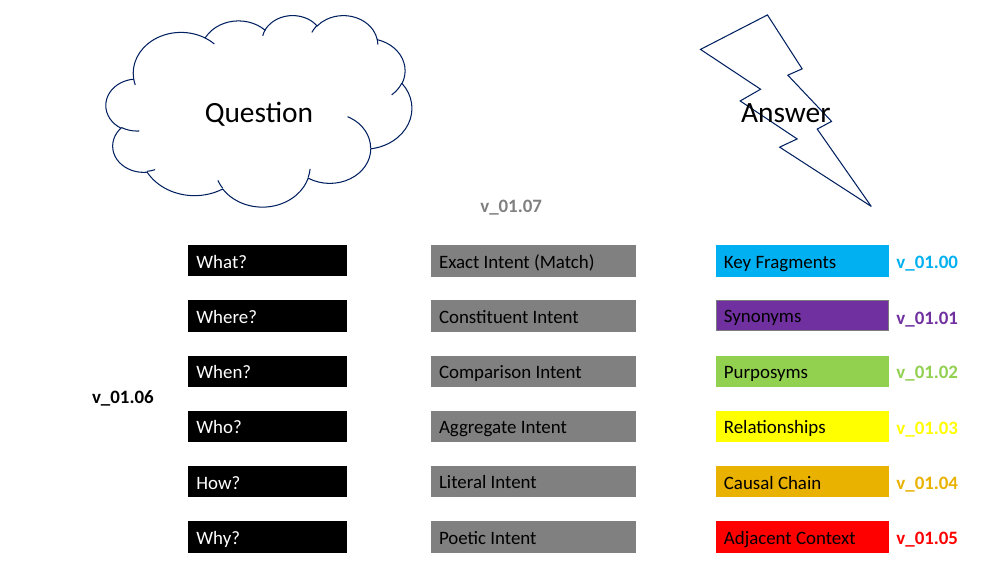
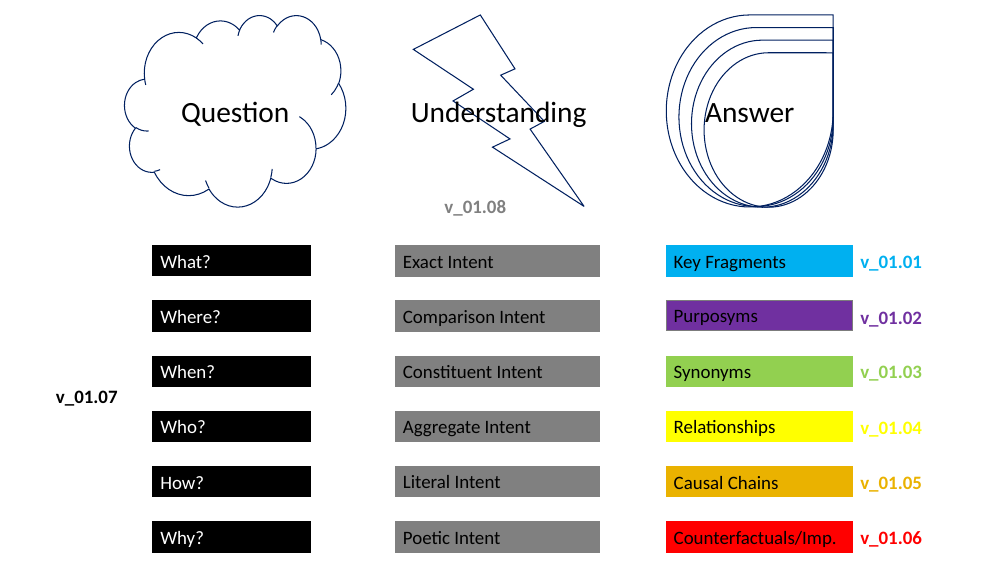
Before and after one commit to Scarlett-Pimpernell/Obsidian-Anchor-Database, a slide deck: slide 1 of Obsidian_Plan_Phase_01.pptx. Drawn at 1008x567 pixels with LibreOffice and Linux fonts; fonts in the diff are those of the drawing. Boxes give left, top, right and bottom in pixels: in the first picture for what was removed or moved away, otherwise in the second. Text is boxed around its words. In the diff, an @@ line names an element or a change of style, - is before the commit and + after.

```diff
--- a/Obsidian_Plan_Phase_01.pptx
+++ b/Obsidian_Plan_Phase_01.pptx
@@ cloud: place and size @@
-cloud at [106,15,411,206]
+cloud at [125,15,346,206]
@@ lightning bolt: place and size @@
-lightning bolt at [701,15,872,206]
+lightning bolt at [414,15,585,206]
@@ teardrop added at [666,15,833,207], outline #002060 1 pt @@
@@ teardrop added at [679,27,833,206], outline #002060 1 pt @@
@@ teardrop added at [692,40,833,207], outline #002060 1 pt @@
@@ teardrop added at [704,53,833,207], outline #002060 1 pt @@
@@ text "Question": place and size @@
-text "Question" at [205,101,313,126]
+text "Question" at [181,101,289,126]
@@ text added at [411,98,587,130], 28 pt, text #000000 @@
+Understanding
@@ text at [444,200,506,216]: text changed @@
-v_01.07
+v_01.08
@@ 10 rectangles, 1 text: place and size @@
-10 rectangles, 1 text at [189,98,830,552]
+10 rectangles, 1 text at [153,98,794,552]
@@ text in rectangle at [403,256,494,268]: text changed @@
-Exact Intent (Match)
+Exact Intent
@@ rectangle "Key Fragments": place and size @@
-rectangle "Key Fragments" at [717,246,889,276]
+rectangle "Key Fragments" at [666,246,853,276]
@@ 5 texts, 1 rectangle: place and size @@
-5 texts, 1 rectangle at [432,311,958,547]
+5 texts, 1 rectangle at [395,255,922,492]
@@ text "v_01.01" at [860,255,922,271]: text colour #7030A0 to #00B0F0 @@
@@ rectangle "Purposyms": place and size @@
-rectangle "Purposyms" at [717,356,889,386]
+rectangle "Purposyms" at [666,300,853,330]
@@ rectangle "Purposyms" at [666,300,853,330]: fill #92D050 to #7030A0; outline #92D050 0.75 pt to #7C7C7C 0.75 pt @@
@@ text "v_01.02" at [860,311,922,327]: text colour #92D050 to #7030A0 @@
@@ rectangle "Constituent Intent": place and size @@
-rectangle "Constituent Intent" at [432,301,635,331]
+rectangle "Constituent Intent" at [395,356,599,386]
@@ rectangle "Synonyms": place and size @@
-rectangle "Synonyms" at [717,300,889,330]
+rectangle "Synonyms" at [666,356,853,386]
@@ rectangle "Synonyms" at [666,356,853,386]: fill #7030A0 to #92D050; outline #7C7C7C 0.75 pt to #92D050 0.75 pt @@
@@ text "v_01.03" at [860,365,922,381]: text colour #FFFF00 to #92D050 @@
@@ text at [56,390,118,406]: text changed @@
-v_01.06
+v_01.07
@@ rectangle "Relationships": place and size @@
-rectangle "Relationships" at [717,411,889,442]
+rectangle "Relationships" at [666,411,853,442]
@@ text "v_01.04" at [860,421,922,437]: text colour #EAB200 to #FFFF00 @@
@@ rectangle "Causal Chains": place and size @@
-rectangle "Causal Chains" at [717,467,889,497]
+rectangle "Causal Chains" at [666,467,853,497]
@@ text in rectangle at [674,476,779,489]: text changed @@
-Causal Chain
+Causal Chains
@@ text "v_01.05" at [860,476,922,492]: text colour #FF0000 to #EAB200 @@
@@ rectangle added at [666,522,853,552], fill #FF0000, outline #FF0000 0.75 pt, 18 pt, text #000000 @@
+Counterfactuals/Imp.
@@ rectangle removed at [717,522,889,552] @@
-Adjacent Context
@@ text at [860,531,922,547]: text changed; text colour #00B0F0 to #FF0000 @@
-v_01.00
+v_01.06
```
